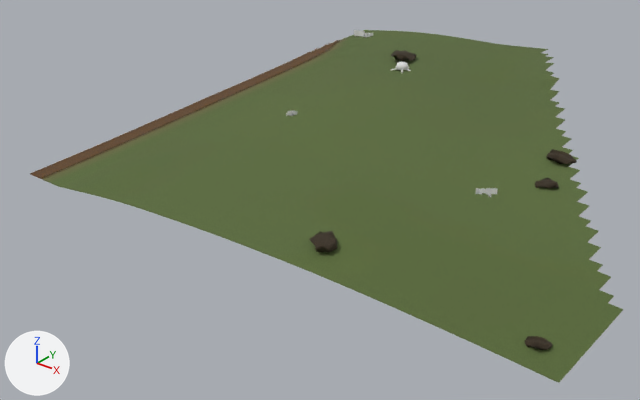
An edit to the glTF model eloria-assets/maps/nymara-regions/westhaven/chunks/02_08/world.glb, drawn before and after from the same camera.
Camera for both pictures: a 50 mm lens placed at (146.3, 119.4, 74.9), pointed at (58.9, 228.8, 7.1). Every picture has the same lights, and +X, +Y and +Z are marked at lower left. The older version comes first. Where no turn or scale is listed for an object, it has been applied to the vertices.

The scene before the commit, as lines of its bpy script (objects in view):
```python
ob_authoredground_westhavenbase_westhaven_02_08 = bpy.data.objects.new('AuthoredGround_westhavenBase_westhaven_02_08', me_authoredground_westhavenbase_westhaven_02_08)
ob_authoredground_westhavenbase_westhaven_02_08.location = (-170.0, 1060.0, 0.0)
ob_walk_westhaven_grey_moors__westhaven_westhaven_westhaven_02_08 = bpy.data.objects.new('Walk_westhaven_grey_moors--westhaven-westhaven_westhaven_02_08', me_walk_westhaven_grey_moors__westhaven_westhaven_westhaven_02_08)
ob_walk_westhaven_grey_moors__westhaven_westhaven_westhaven_02_08.location = (-170.0, 1060.0, 0.0)
```
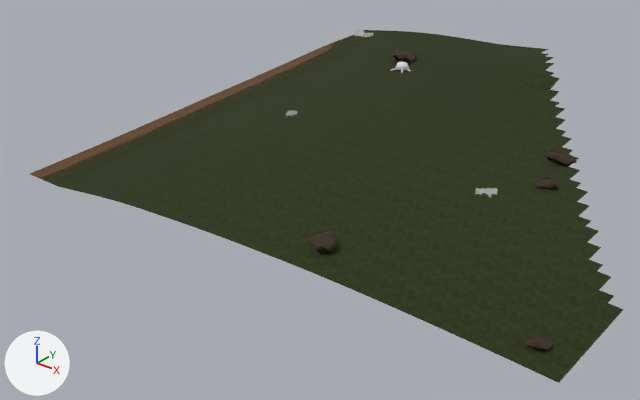
Pixel boxes (x1, y1, x2, y2) of what changed, in the pictures (640 x 400 px):
'AuthoredGround_westhavenBase_westhaven_02_08', surface changed (darker): (42, 30, 624, 383) in both

Diff of the bpy script that builds the scene:
```diff
--- a/eloria-assets/maps/nymara-regions/westhaven/chunks/02_08/world.glb.py
+++ b/eloria-assets/maps/nymara-regions/westhaven/chunks/02_08/world.glb.py
@@ mat_authored_westhavenbase @@
 mat_authored_westhavenbase = bpy.data.materials.new('authored_westhavenBase')
-# nodes: BsdfPrincipled, Mix, OutputMaterial, TexImage, VertexColor
-# uses the picture img_continental_ground
+# nodes: BsdfPrincipled, Mix x2, OutputMaterial, TexImage, VertexColor
+# colours: green #b8d9a6, mixed with the vertex colours
+# uses the picture img_westhaven_grey_moors__westhaven_westhaven_albedotexture
```
